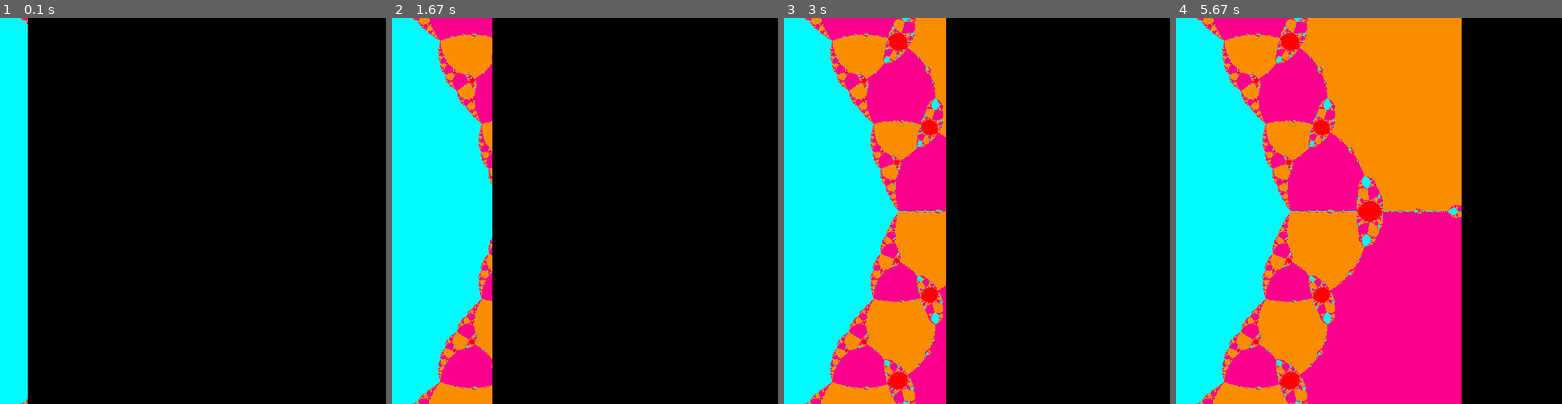
Above: before the commit, frames 1-4 (left to right).
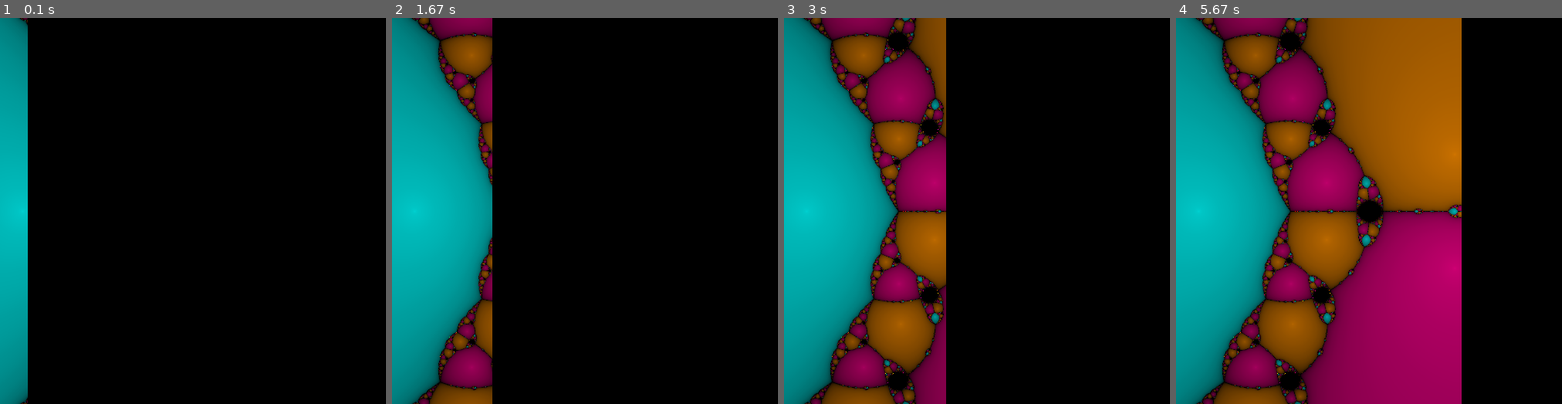
Above: after the commit, the same moments.

Repository: Mocha2007/fractal
Game: pygame game, started from newton_fractals_pygame.py
Same seed, same stepped clock (60 frames per second), same inputs: the game is played once before the commit and once after it.
Inputs:
- Up to frame 1 (0.1 s): no input
- Up to frame 2 (1.67 s): no input
- Up to frame 3 (3 s): no input
- Up to frame 4 (5.67 s): no input

The runs differ from the first frame. In frame 1, 7.2% of the frame differs, in the area x 0-8%, y 0-100%; in frame 2, 26%; in frame 3, 42%; in frame 4, 74%, in the area x 0-74%, y 0-100%.

Commit message:
fixed smoothing

Diff:
--- a/common.py
+++ b/common.py
@@ -1,12 +1,11 @@
 from colorsys import hsv_to_rgb
-from math import atan2, isnan, pi
-from typing import Tuple
+from math import isnan, atan2, pi
 
 inf = float('inf')
 nan = float('nan')
 
 color_convergence = 2
-iterations = 50
+iterations = 20
 tolerance = 1e-6
 
 def derivative(f, x: float, n: int=1) -> float:
@@ -16,34 +15,25 @@
 		return derivative(lambda a: derivative(f, a), x, n)
 	return (f(x+tolerance) - f(x)) / tolerance
 
-def get_rgb_from_complex(z: complex, i: int) -> Tuple[float, float, float]:
+def get_rgb_from_complex(z: complex, smoothed: float) -> tuple[float, float, float]:
 	if abs(z) == inf or isnan(z.real) or isnan(z.imag):
 		return 0.5, 0.5, 0.5
 	theta = atan2(z.imag, z.real) % (2*pi)
 	theta /= 2*pi
-	value = 1 - i / iterations
-	return hsv_to_rgb(theta, 1, value)
+	return hsv_to_rgb(theta, 1, smoothed)
 
-def get_rgb_from_i(i: int) -> Tuple[float, float, float]:
+def get_rgb_from_i(i: int) -> tuple[float, float, float]:
 	return hsv_to_rgb(0, 0, (i/iterations)**(1/color_convergence))
 
-def newton(f, z: complex) -> Tuple[complex, int]:
+def newton(f, z: complex) -> list[complex]:
 	zlist = []
-	for i in range(iterations):
+	for _ in range(iterations):
 		zlist.append(z)
 		try:
-			f_ = derivative(f, z)
-			if f_ == 0: # no zero
-				zlist.append(nan)
-				break
-			c = f(z)/f_
-		except (ValueError, ZeroDivisionError):
-			zlist.append(nan)
+			c = f(z)/derivative(f, z)
+		except (OverflowError, ValueError, ZeroDivisionError):
 			break
-		except OverflowError:
+		if abs(c) < tolerance: # converges
 			break
 		z -= c
-		if abs(c) < tolerance: # converges
-			zlist.append(z)
-			break
 	return zlist
--- a/newton_fractals.py
+++ b/newton_fractals.py
@@ -1,3 +1,4 @@
+from math import atan2, hsv_to_rgb, isnan, pi
 import numpy as np
 import matplotlib.pyplot as plt
 import matplotlib.patches as mpatches
@@ -6,6 +7,14 @@
 
 graph_width = 2
 resolution = 99
+
+def get_rgb_from_complex(z: complex, i: int) -> Tuple[float, float, float]:
+	if abs(z) == inf or isnan(z.real) or isnan(z.imag):
+		return 0.5, 0.5, 0.5
+	theta = atan2(z.imag, z.real) % (2*pi)
+	theta /= 2*pi
+	value = 1 - i / iterations
+	return hsv_to_rgb(theta, 1, value)
 
 # generate point grid
 def get_grid() -> np.array:
--- a/newton_fractals_pygame.py
+++ b/newton_fractals_pygame.py
@@ -18,14 +18,14 @@
 graph_height = height/width * graph_width# autocalculated
 function = lambda z: z**3 - 2*z + 2
 
-def smoothing(zlist: list) -> float:
+def smoothing(zlist: list[complex]) -> float:
 	i = len(zlist)
 	try:
 		z0, z1, root = zlist[-3:]
 		ld0 = log(abs(z0 - root))
 		ld1 = log(abs(z1 - root))
 		correction = (log(tolerance) - ld0)/(ld1 - ld0)
-		value = 1 - (i + correction)/iterations
+		value = 1 - (i + 0.5*correction)/iterations
 		return min(1, max(0, value))
 	except ValueError:
 		return 1 - i/iterations
